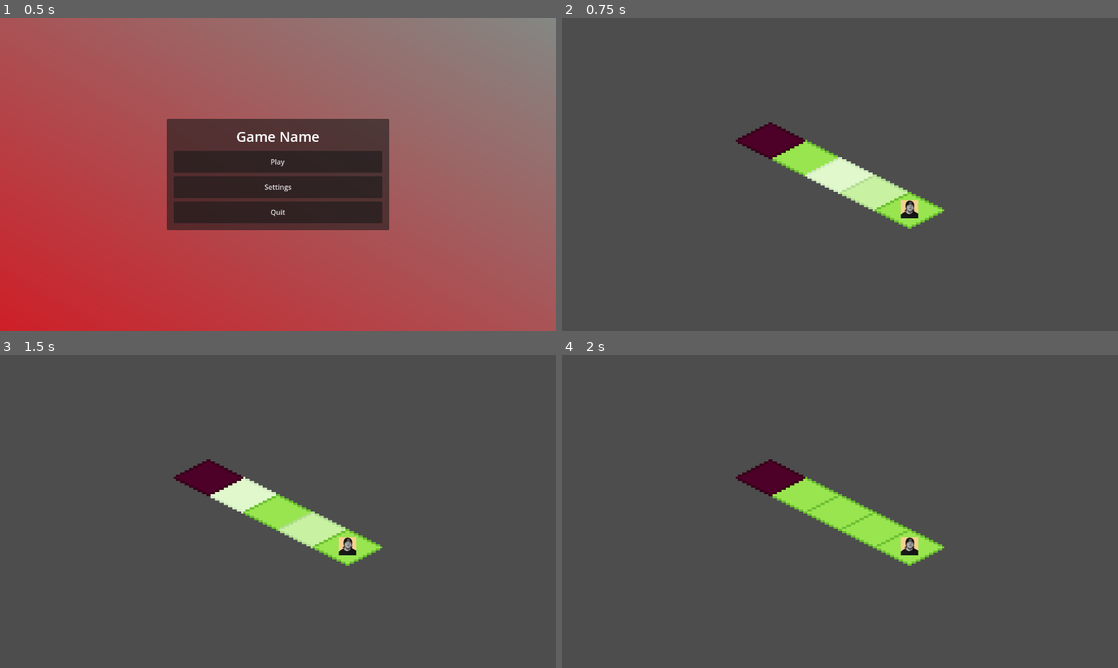
Above: before the commit, frames 1-4 (two rows, left to right).
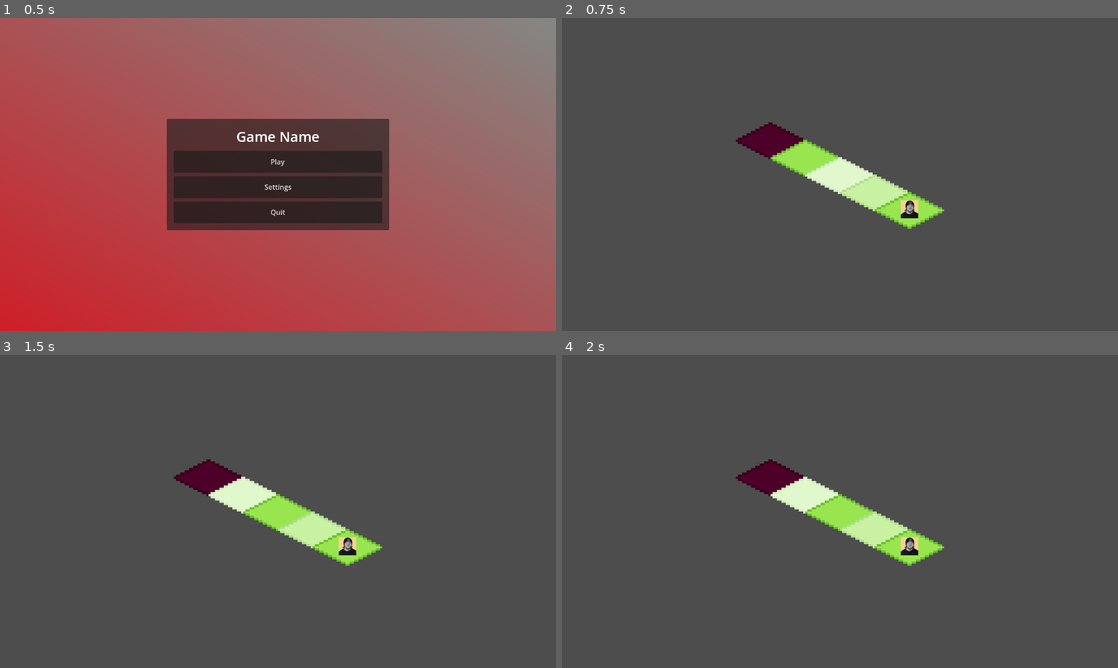
Above: after the commit, the same moments.

Repository: ckuras/GMTK-2023-Fire-Fighter
Game: Godot game, scene res://Scenes/main_menu.tscn
The game is run twice, just before and just after one commit, with the same random seed, the same clock (stepped at 60 frames per second) and the same inputs.
Inputs (mouse positions are in pixels of both pictures, inside the frame that each line leads up to):
- Up to frame 1 (0.5 s): no input
- Up to frame 2 (0.75 s): click "Play" at 0.5 s
- Up to frame 3 (1.5 s): tap Enter at 1.25 s; move the mouse to (244, 492) at 1.27 s; tap Shift at 1.35 s; click (244, 492) at 1.42 s
- Up to frame 4 (2 s): tap Space at 1.52 s

Frame 1 is identical in both runs. In frame 2, less than 0.1% of the frame differs, in the area x 37-44%, y 38-46%; in frame 3, less than 0.1%; in frame 4, 1.5%, in the area x 37-63%, y 38-62%.

Commit message:
trying to do signal stuff but seems like a deadend

Diff:
--- a/Scenes/Levels/level_1.tscn
+++ b/Scenes/Levels/level_1.tscn
@@ -22,14 +22,15 @@
 [node name="Tiles" type="Node2D" parent="Board"]
 script = ExtResource("2_rxldx")
 
+[node name="Tile5" parent="Board/Tiles" instance=ExtResource("3_u7okm")]
+position = Vector2(-32, -16)
+has_player = true
+tile_id = 2
+tile_state = 2
+
 [node name="Tile3" parent="Board/Tiles" instance=ExtResource("3_u7okm")]
 position = Vector2(-16, -8)
 tile_id = 2
-
-[node name="Tile5" parent="Board/Tiles" instance=ExtResource("3_u7okm")]
-position = Vector2(-32, -16)
-tile_id = 2
-tile_state = 2
 
 [node name="Tile4" parent="Board/Tiles" instance=ExtResource("3_u7okm")]
 tile_id = 3
@@ -40,8 +41,7 @@
 
 [node name="Tile9" parent="Board/Tiles" instance=ExtResource("3_u7okm")]
 position = Vector2(32, 16)
-has_player = true
-tile_id = 3
+tile_id = 4
 
 [node name="TurnQueue" parent="." node_paths=PackedStringArray("board", "game_state") instance=ExtResource("2_p06tp")]
 board = NodePath("../Board")
--- a/Scripts/EventBus.gd
+++ b/Scripts/EventBus.gd
@@ -1,4 +1,7 @@
 extends Node
+
+signal tiles_initialized
+signal level_initialized
 
 signal turn_ended
 signal player_won_round
--- a/Scripts/Tiles.gd
+++ b/Scripts/Tiles.gd
@@ -5,3 +5,5 @@
 	for tile in get_children():
 		tile.tile_id = i
 		i += 1
+
+	EventBus.emit_signal("tiles_initialized")
--- a/Scripts/TurnQueue.gd
+++ b/Scripts/TurnQueue.gd
@@ -7,7 +7,7 @@
 
 func _ready():
 	active_turn = get_child(0)
-	await game_state.game_state_initialized
+	await EventBus.level_initialized
 	play_active_turn()
 
 func play_active_turn():
--- a/Scripts/level.gd
+++ b/Scripts/level.gd
@@ -2,8 +2,31 @@
 
 signal level_changed(level_name)
 
+@onready var game_state: GameState = get_child(3)
+@onready var tiles: Array[Node] = get_child(1).get_child(0).get_children()
+
 @export var level_number: int = 0
+@export var player_tile_id: int
+@export var player_moves_remaining: int
+@export var player_fire_charge_count: int
 
 func _ready():
+	print("Waiting for tiles to be initialized...")
+	await EventBus.tiles_initialized
+	print("initializing game state with level data")
+	for tile in tiles:
+		print (tile.tile_id, ": has player = ", tile.has_player)
+	var array_with_just_player_tile = tiles.filter(func(t: Tile): return t.has_player)
+	# If we found the tile wit the player
+	if (array_with_just_player_tile.size() == 1):
+		print("Found player to start on tile ", array_with_just_player_tile[0].tile_id, " for this level")
+		game_state.player_tile_id = array_with_just_player_tile[0].tile_id
+	else:
+		game_state.player_title_id = 0
+
+	game_state.player_moves_remaining = player_moves_remaining
+	game_state.player_fire_charge_count = player_fire_charge_count
+
+	print("waiting for player to win round...")
 	await EventBus.player_won_round
 	emit_signal("level_changed", "level_" + str(level_number + 1))
